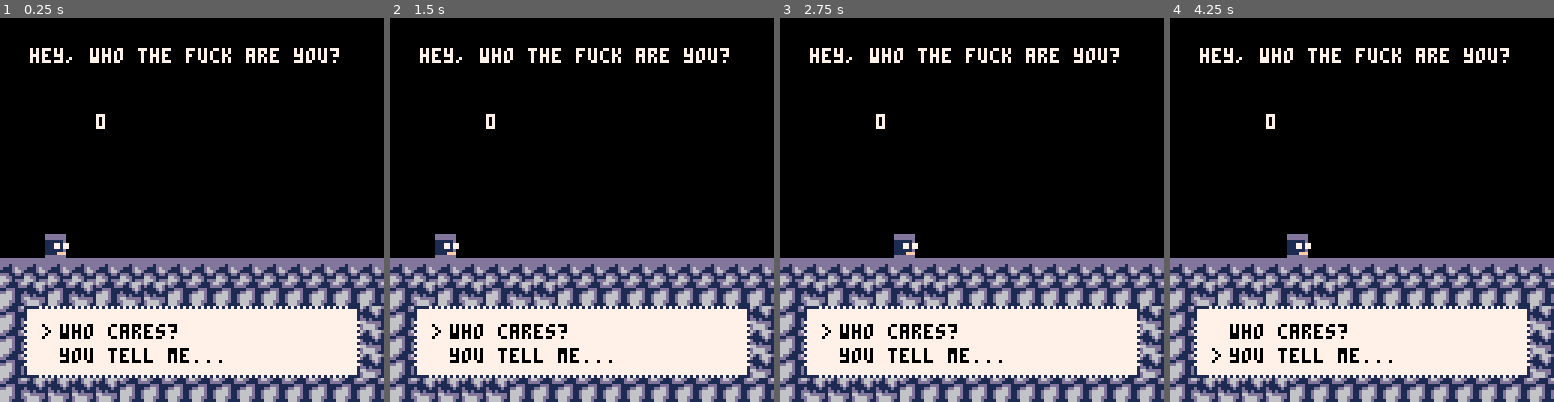
Above: before the commit, frames 1-4 (left to right).
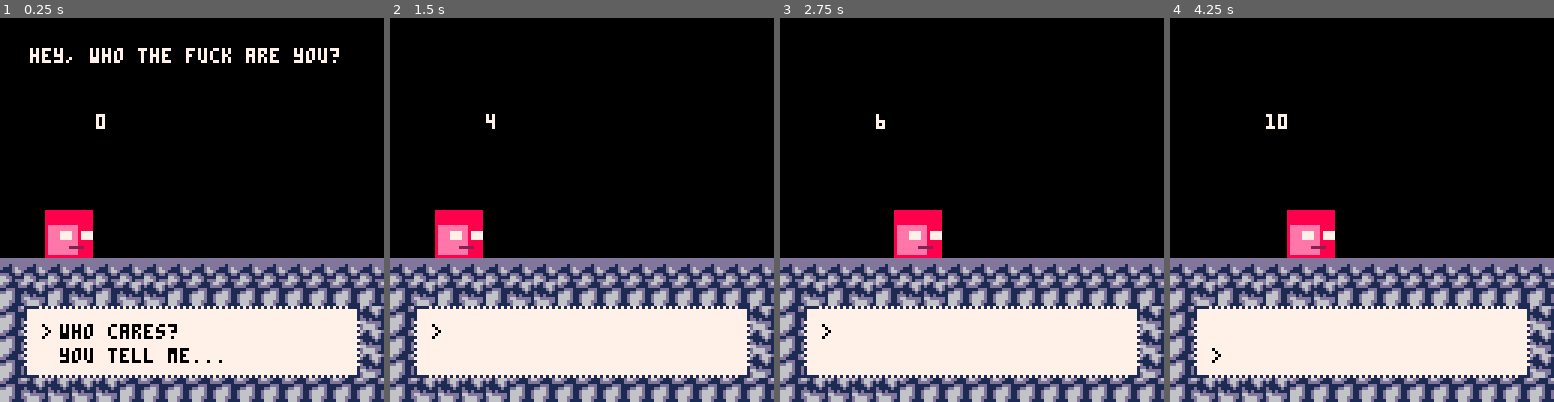
Above: after the commit, the same moments.

Repository: w1k5/S1LLYW1K5
Game: PICO-8 cartridge the story of dee.p8
Two runs of this game, one before a commit and one after it. Both use one fixed random seed, a clock stepped at 60 frames per second and the inputs below.
Inputs:
- Up to frame 1 (0.25 s): no input
- Up to frame 2 (1.5 s): tap X (X key) at 0.33, 1.07 s
- Up to frame 3 (2.75 s): hold Right 1.6-2.1 s; tap X (X key) at 1.85 s; hold Up 2.15-2.42 s; hold Right from 2.47 s (still down)
- Up to frame 4 (4.25 s): tap X (X key) at 2.97, 4.08 s; release Right at 3.03 s; hold Left 3.08-3.58 s; hold Down 3.63-3.97 s; hold Right from 4.02 s (still down)

The runs differ from the first frame. In frame 1, 1.6% of the frame differs, in the area x 11-25%, y 50-63%; in frame 2, 3.9%; in frame 3, 3.9%; in frame 4, 4.0%, in the area x 7-89%, y 7-90%.

Commit message:
Update the story of dee.p8

Diff:
--- a/the story of dee.p8
+++ b/the story of dee.p8
@@ -5,8 +5,10 @@
 function _init()
   dee = {} --table for player
   dee.x = 15
-  dee.y = 72
-  dee.sprite = 0
+  dee.y = 64
+  dee.sprite = 16
+  dee.w = 2
+  dee.h = 2
   dee.blink1 = 1
   dee.blink2 = 2
 
@@ -19,11 +21,11 @@
   spark.sprite = 5
 
   stanley = {} --ai information
-  stanley.res = 0
+		stanley.res=0
 end
 
 function draw_unit(unit)
-  spr(unit.sprite, unit.x, unit.y)
+  spr(unit.sprite, unit.x, unit.y, unit.w, unit.h, dee.flip)
 end
 
 function draw_choose()
@@ -42,26 +44,33 @@
 function dee_talk()
   if (stanley.res==0) then
     print('who cares?', 20, 102, 0)
-    print('you tell me...', 20, 110, 0)
-  end
+    print('you tell me...', 20, 110, 0) end
+  if (stanley.res==1) then
+    print('how sweet.', 20, 102, 0)
+    print('fuck off.', 20, 110, 0) end
+  if (stanley.res==2) then
+    print('hi love', 20, 102, 0) end
 end
-
 function dee_walk()
   if (btn(0) and dee.x > 0) dee.x -= 1
+		if (btn(0)) dee.flip=true
   if (btn(1) and dee.x < 120) dee.x += 1
+  if (btn(1)) dee.flip=false
 end
 
 function dee_choose()
   if (btn(2)) then choose.y = 102 end
   if (btn(3)) then choose.y = 110 end
-  if (choose.y==112) then
-      if (btn(5)) then stanley.res+=1 end end
-  if (choose.y==120) then
-      if (btn(5)) then stanley.res+=2 end end
+end
+
+function decide()
+  if ((btnp(5)) and (choose.y<113)) stanley.res+=1
+ 	if ((btnp(5)) and (choose.y>119)) stanley.res+=2
 end
 
 function _update()
   dee_choose()
+  decide()
   stan_talk()
   dee_talk()
   dee_walk()
@@ -71,8 +80,10 @@
  cls()
  map(0,0,0,0,16,16)
  draw_unit(dee)
+ decide()
  stan_talk()
  dee_talk()
+ dee_choose()
  draw_choose()
  print(stanley.res, 32, 32, 7)
 end
@@ -85,22 +96,22 @@
 111111d0000000000000000000000000000000000000000000000000000000000000000000000000000000000000000000000000000000000000000000000000
 1111fff0000000000000000000000000000000000000000000000000000000000000000000000000000000000000000000000000000000000000000000000000
 ddddddd0000000000000000000000000000000000000000000000000000000000000000000000000000000000000000000000000000000000000000000000000
-88888888888888880000000000000000000000000000000000000000000000000000000000000000000000000000000000000000000000000000000000000000
-88888888888888880000000000000000000000000000000000000000000000000000000000000000000000000000000000000000000000000000000000000000
-88888888888888880000000000000000000000000000000000000000000000000000000000000000000000000000000000000000000000000000000000000000
-88888888888888880000000000000000000000000000000000000000000000000000000000000000000000000000000000000000000000000000000000000000
-88888888888888880000000000000000000000000000000000000000000000000000000000000000000000000000000000000000000000000000000000000000
-8eeeeeeeeee888880000000000000000000000000000000000000000000000000000000000000000000000000000000000000000000000000000000000000000
-8eeeeeeeeee888880000000000000000000000000000000000000000000000000000000000000000000000000000000000000000000000000000000000000000
-8eeee7777ee877770000000000000000000000000000000000000000000000000000000000000000000000000000000000000000000000000000000000000000
-8eeee7777ee877770000000000000000000000000000000000000000000000000000000000000000000000000000000000000000000000000000000000000000
-8eeee7777ee877770000000000000000000000000000000000000000000000000000000000000000000000000000000000000000000000000000000000000000
-8eeeeeeeeee888880000000000000000000000000000000000000000000000000000000000000000000000000000000000000000000000000000000000000000
-8eeeeeeeeee888880000000000000000000000000000000000000000000000000000000000000000000000000000000000000000000000000000000000000000
-8eeeeeee222228880000000000000000000000000000000000000000000000000000000000000000000000000000000000000000000000000000000000000000
-8eeeeeeeeee888880000000000000000000000000000000000000000000000000000000000000000000000000000000000000000000000000000000000000000
-8eeeeeeeeee888880000000000000000000000000000000000000000000000000000000000000000000000000000000000000000000000000000000000000000
-88888888888888880000000000000000000000000000000000000000000000000000000000000000000000000000000000000000000000000000000000000000
+88888888888888888888888888888888000000000000000000000000000000000000000000000000000000000000000000000000000000000000000000000000
+88888888888888888888888888888888888888888888888800000000000000000000000000000000000000000000000000000000000000000000000000000000
+88888888888888888888888888888888888888888888888800000000000000000000000000000000000000000000000000000000000000000000000000000000
+88888888888888888888888888888888888888888888888800000000000000000000000000000000000000000000000000000000000000000000000000000000
+88888888888888888888888888888888888888888888888800000000000000000000000000000000000000000000000000000000000000000000000000000000
+8eeeeeeeeee888888eeeeeeeeeee88888eeeeeeeeee8888800000000000000000000000000000000000000000000000000000000000000000000000000000000
+8eeeeeeeeee888888eeeeeeeeeee88888eeeeeeeeee8888800000000000000000000000000000000000000000000000000000000000000000000000000000000
+8eeee7777ee877778eeee2222eee22228eeee2222ee8222200000000000000000000000000000000000000000000000000000000000000000000000000000000
+8eeee7777ee877778eeee2222eee22228eeee2222ee8222200000000000000000000000000000000000000000000000000000000000000000000000000000000
+8eeee7777ee877778eeee7777eee77778eeee2222ee8222200000000000000000000000000000000000000000000000000000000000000000000000000000000
+8eeeeeeeeee888888eeeeeeeeeee88888eeeeeeeeee8888800000000000000000000000000000000000000000000000000000000000000000000000000000000
+8eeeeeeeeee888888eeeeeeeeeee88888eeeeeeeeee8888800000000000000000000000000000000000000000000000000000000000000000000000000000000
+8eeeeeee222228888eeeeeee222228888eeeeeee2222288800000000000000000000000000000000000000000000000000000000000000000000000000000000
+8eeeeeeeeee888888eeeeeeeeeee88888eeeeeeeeee8888800000000000000000000000000000000000000000000000000000000000000000000000000000000
+8eeeeeeeeee888888eeeeeeeeeee88888eeeeeeeeee8888800000000000000000000000000000000000000000000000000000000000000000000000000000000
+88888888888888888888888888888888888888888888888800000000000000000000000000000000000000000000000000000000000000000000000000000000
 00000000000000000000000000000000000000000000000000000000000000000000000000000000000000000000000000000000000000000000000000000000
 00000000000000000000000000000000000000000000000000000000000000000000000000000000000000000000000000000000000000000000000000000000
 00000000000000000000000000000000000000000000000000000000000000000000000000000000000000000000000000000000000000000000000000000000
